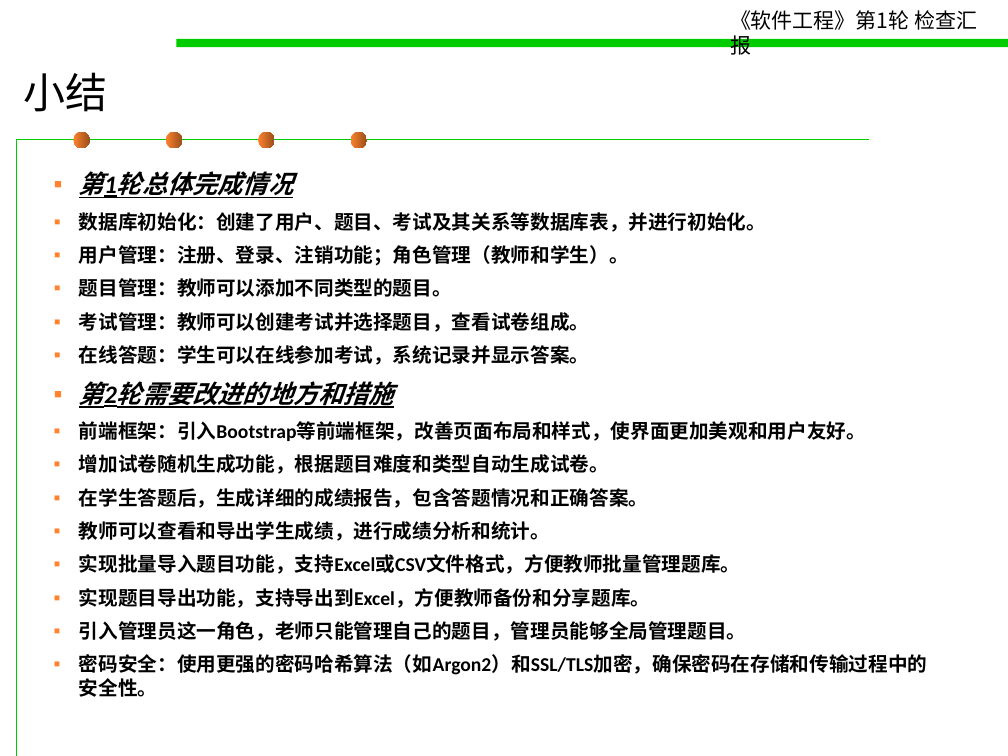
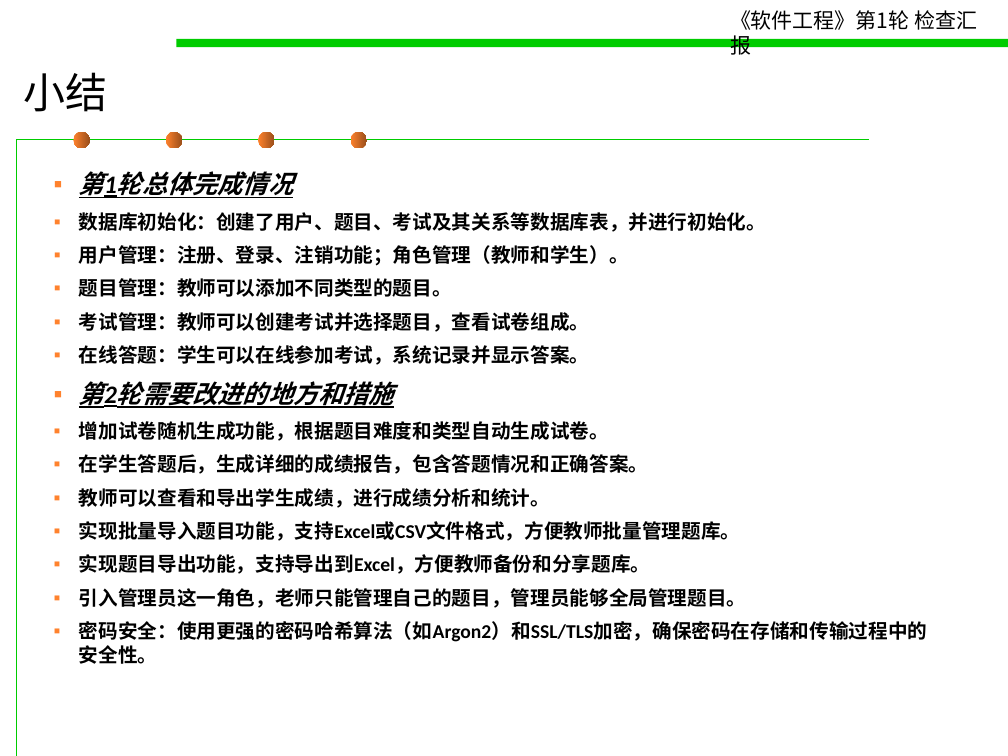
Before and after one commit to 15631390800/software_proj, a slide deck: slide 14 of 2021113178-胡柏瑞-Project第1轮检查.pptx. Drawn at 1008x756 pixels with LibreOffice and Linux fonts; fonts in the diff are those of the drawing. Boxes give left, top, right and bottom in pixels: in the first picture for what was removed or moved away, otherwise in the second. Text is boxed around its words. In the diff, an @@ line names an element or a change of style, - is before the commit and + after.

```diff
--- a/2021113178-胡柏瑞-Project第1轮检查.pptx
+++ b/2021113178-胡柏瑞-Project第1轮检查.pptx
@@ text at bbox=[79, 421, 866, 441]: paragraph removed @@
-▪ 前端框架：引入Bootstrap等前端框架，改善页面布局和样式，使界面更加美观和用户友好。
```
Also in this commit, not shown: 6 other files.
